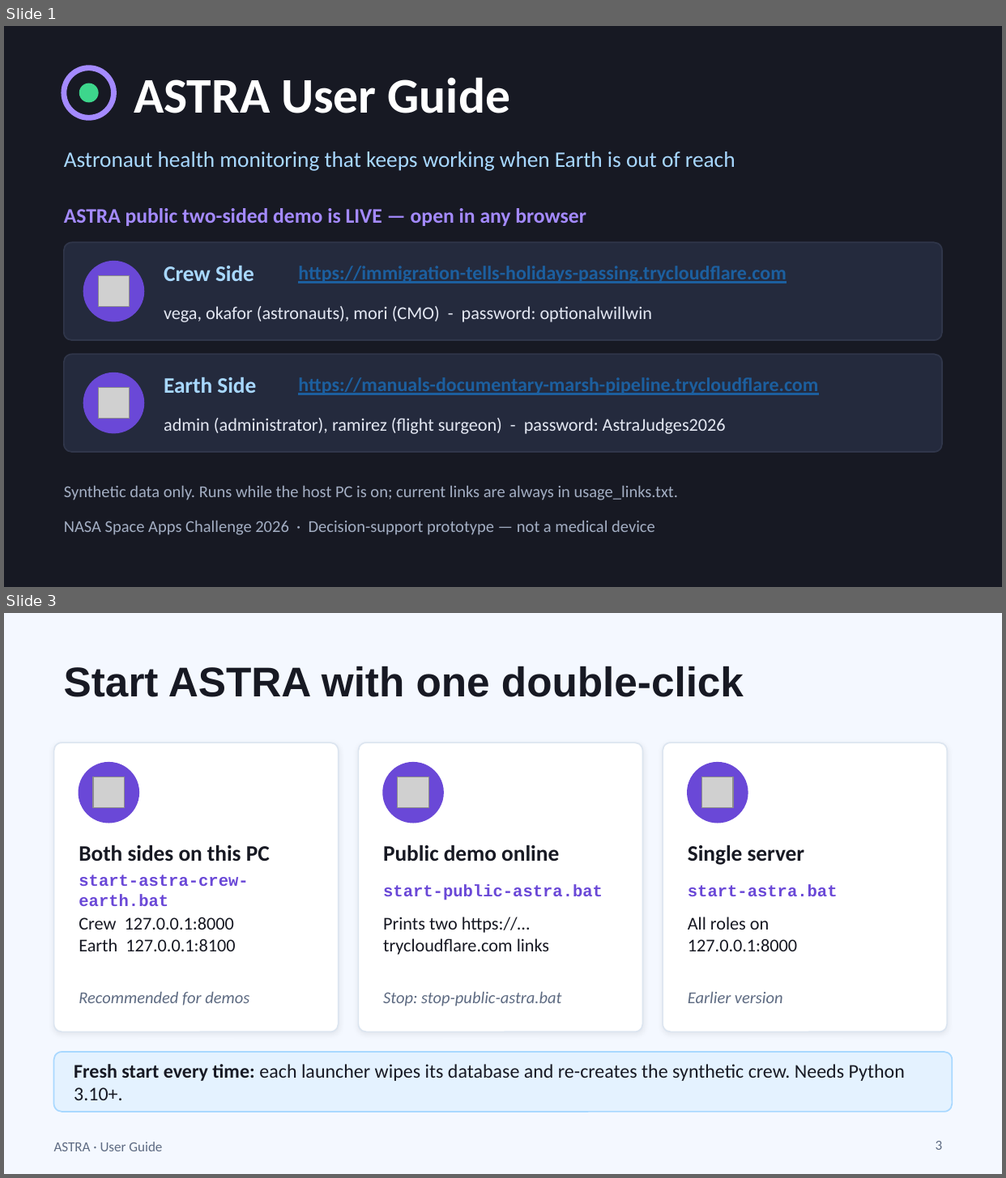
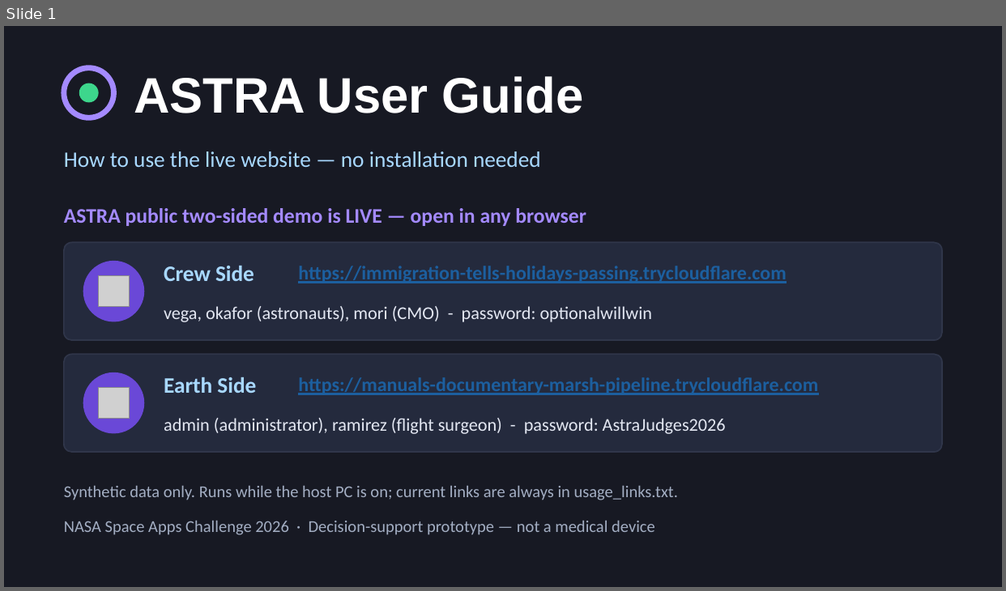
Before and after one commit to optional2026/nasa-challenge-2026, a slide deck: presentation/ASTRA_User_Guide.pptx. Shown one above the other, each under a label of ours: slides 1 and 3 before the commit, slide 1 after it; the slides between them are not shown. The pictures are 1006x1178 and 1006x591 pixels, drawn with LibreOffice and Linux fonts; fonts in the diff are those of the drawing; grey boxes stand for pictures. Boxes give left, top, right and bottom in pixels: in the first picture for what was removed or moved away, otherwise in the second. Text is boxed around its words. In the diff, an @@ line names an element or a change of style, - is before the commit and + after.

```diff
--- a/presentation/ASTRA_User_Guide.pptx
+++ b/presentation/ASTRA_User_Guide.pptx
@@ slide 3 removed at [4,613,1002,1174], background #F4F8FF @@
@@ title removed at [64,666,744,697] @@
-Start ASTRA with one double-click
@@ rounded rectangle removed at [54,743,339,1032] @@
@@ rounded rectangle removed at [358,743,642,1032] @@
@@ rounded rectangle removed at [663,743,947,1032] @@
@@ ellipse removed at [79,763,138,823] @@
@@ picture removed at [93,777,124,807] @@
@@ ellipse removed at [383,763,443,823] @@
@@ picture removed at [397,777,428,807] @@
@@ ellipse removed at [688,763,748,823] @@
@@ picture removed at [701,777,732,807] @@
@@ text removed at [79,845,270,862] @@
-Both sides on this PC
@@ text removed at [383,845,559,862] @@
-Public demo online
@@ text removed at [688,845,805,865] @@
-Single server
@@ text removed at [79,875,248,906] @@
-start-astra-crew-earth.bat
@@ text removed at [383,884,603,901] @@
-start-public-astra.bat
@@ text removed at [688,884,837,897] @@
-start-astra.bat
@@ text removed at [79,917,235,952] @@
-Crew 127.0.0.1:8000
-Earth 127.0.0.1:8100
@@ text removed at [383,917,549,955] @@
-Prints two https://…
-trycloudflare.com links
@@ text removed at [688,917,797,952] @@
-All roles on
-127.0.0.1:8000
@@ text removed at [79,991,249,1006] @@
-Recommended for demos
@@ text removed at [383,991,561,1007] @@
-Stop: stop-public-astra.bat
@@ text removed at [688,991,783,1003] @@
-Earlier version
@@ rounded rectangle removed at [54,1052,952,1112] @@
@@ text removed at [74,1064,905,1101] @@
-Fresh start every time: each launcher wipes its database and re-creates the synthetic crew. Needs Python 3.10+.
@@ text removed at [54,1142,162,1152] @@
-ASTRA · User Guide
@@ page number removed at [936,1141,943,1150] @@
-3
@@ slide 1 changed as well @@
@@ text "ASTRA User Guide" at [134,76,583,113]: font Calibri to Arial @@
@@ text at [64,152,541,167]: text changed @@
-Astronaut health monitoring that keeps working when Earth is out of reach
+How to use the live website — no installation needed
```
Also in this commit, not shown: 1 other slide changed, 5 slides added, 4 other slides removed, 1 other file.
